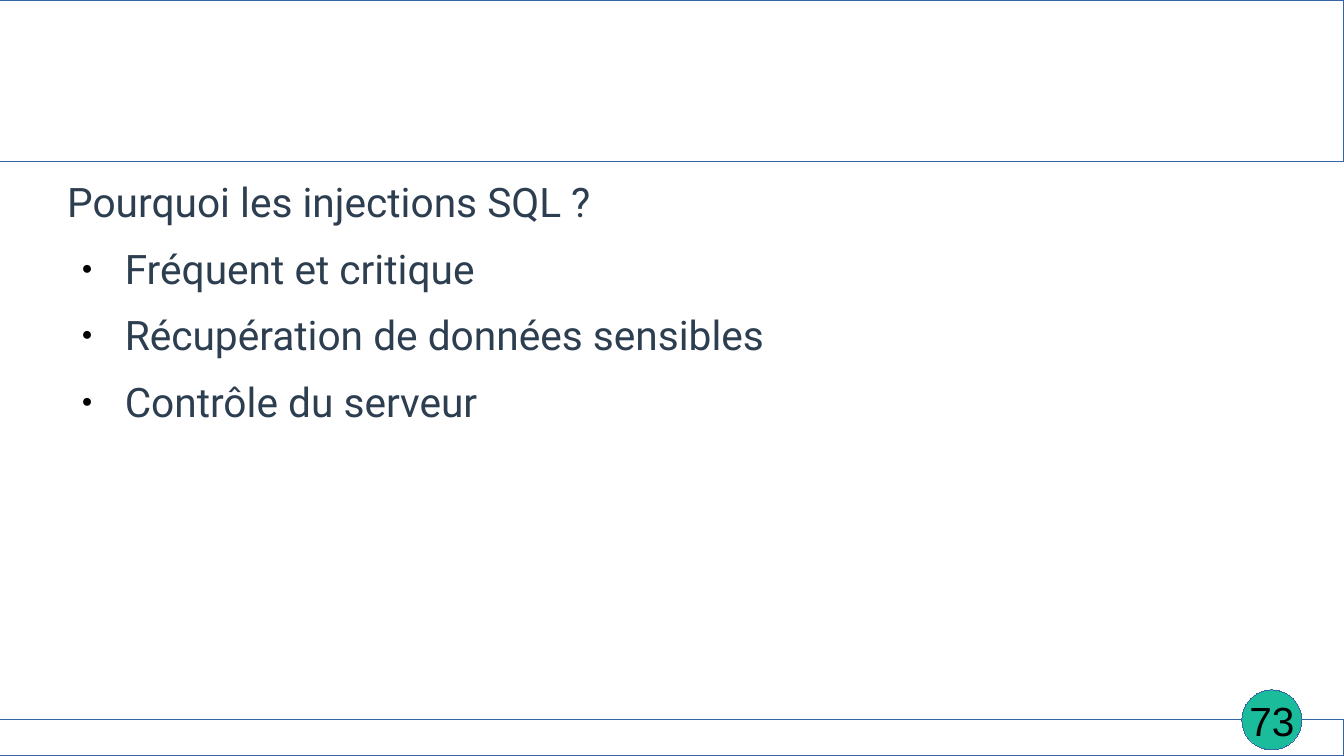
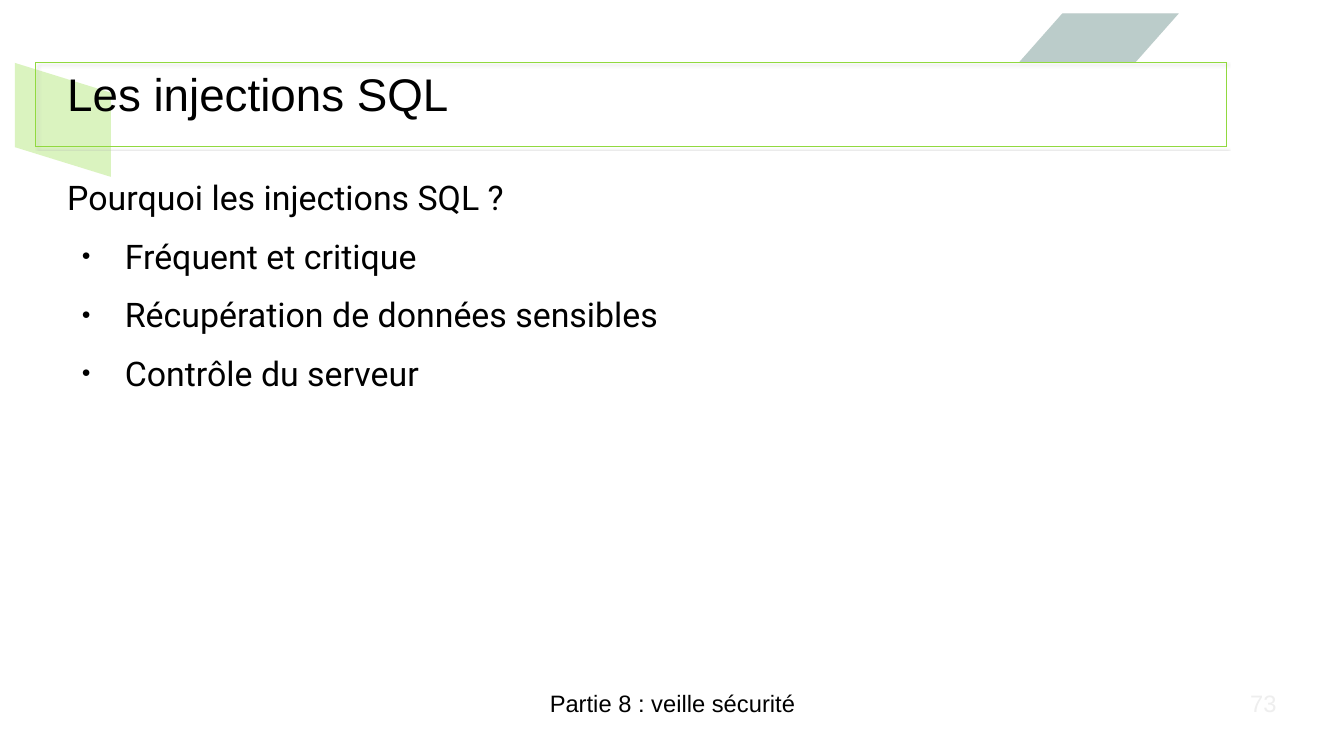
Before and after one commit to EmmaBroudic/Projet-Nooky, a slide deck: slide 73 of doc/Nooky4.odp. Drawn at 1344x756 pixels with LibreOffice and Linux fonts; fonts in the diff are those of the drawing. Boxes give left, top, right and bottom in pixels: in the first picture for what was removed or moved away, otherwise in the second. Text is boxed around its words. In the diff, an @@ line names an element or a change of style, - is before the commit and + after.

```diff
--- a/doc/Nooky4.odp
+++ b/doc/Nooky4.odp
@@ parallelogram added at (1020,13,1179,63), fill #81ACA6 at 39% opacity @@
@@ parallelogram added at (15,63,112,177), fill #B5E77D at 49% opacity @@
@@ rectangle: place and size @@
-rectangle at (0,0,1344,162)
+rectangle at (37,63,1228,148)
@@ rectangle at (37,63,1228,148): outline #3465A4 0 pt to #91D93F 0 pt; shadow on @@
@@ title added at (67,75,448,120), 27 pt, text #000000 @@
+Les injections SQL
@@ text "Pourquoi les injections SQL ?" at (67,184,658,387): size 24 to 20 pt, text colour #2C3E50 to #000000 @@
@@ text "Partie 8 : veille sécurité": place and size @@
-text "Partie 8 : veille sécurité" at (503,755,842,756)
+text "Partie 8 : veille sécurité" at (550,694,795,713)
@@ text "Partie 8 : veille sécurité" at (550,694,795,713): size 18 to 14 pt, font Karla to Arial, text colour #FFFFFF to #000000, bold off @@
@@ ellipse removed at (1243,690,1303,750) @@
@@ page number removed at (1249,707,1294,743) @@
-73
@@ rectangle removed at (0,721,1344,756) @@
```
Also in this commit, not shown: 81 other slides changed, 2 other files.
